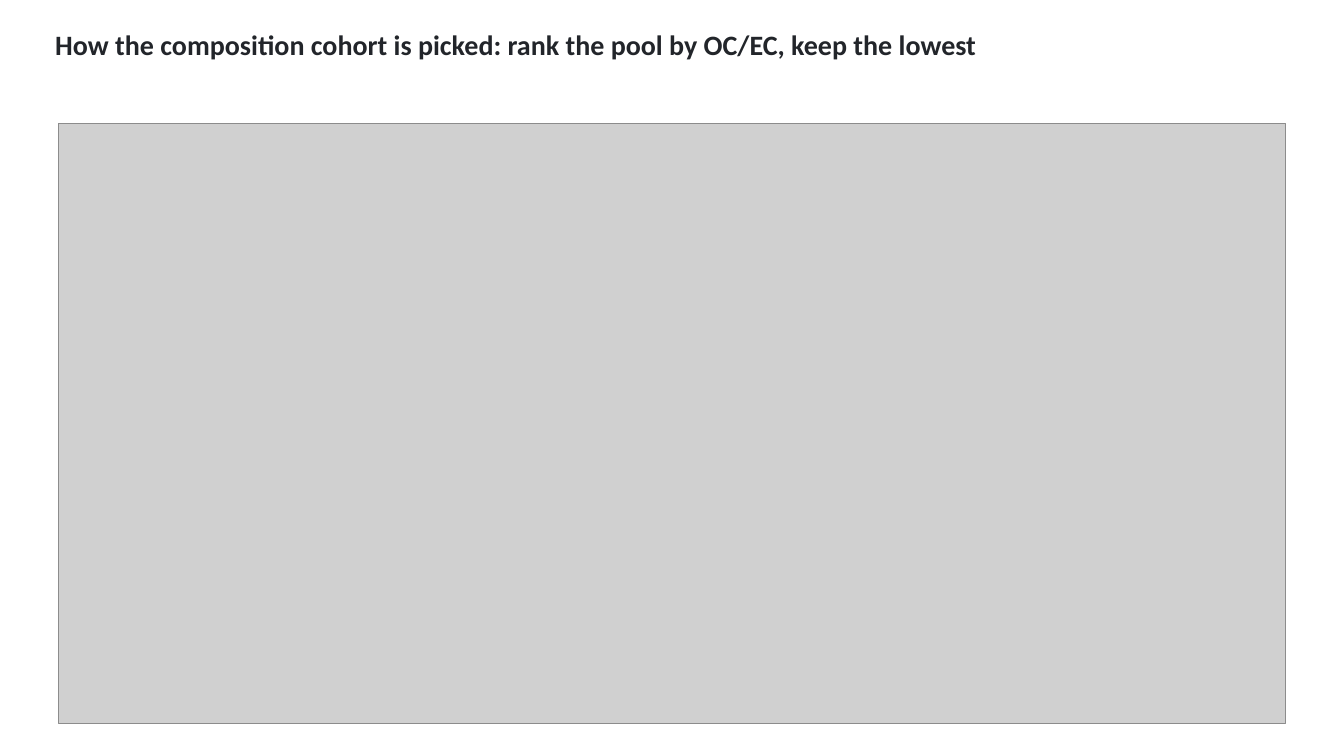
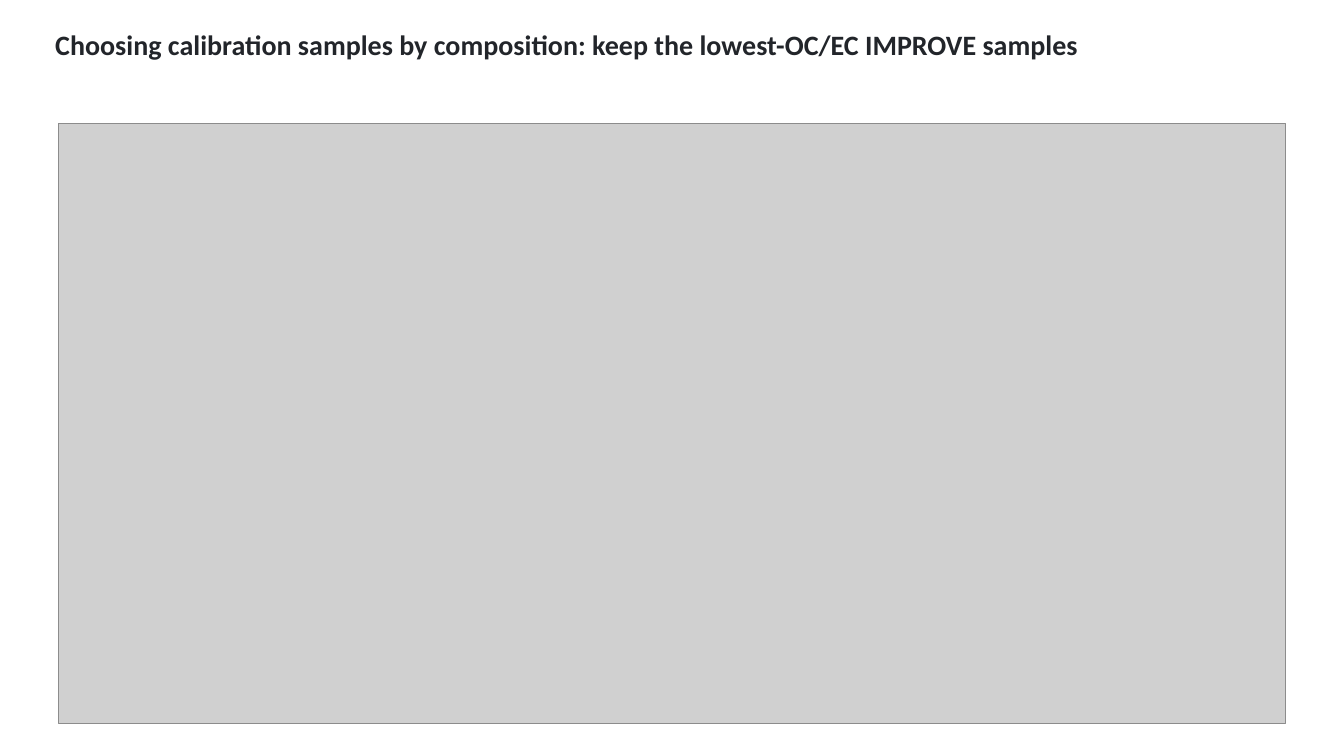
Before and after one commit to ahzs645/aethmodular, a slide deck: slide 6 of deliverables/ftir_group_2026-08-27/ftir_group_2026-08-27.pptx (slide 8 before the commit). Drawn at 1344x756 pixels with LibreOffice and Linux fonts; fonts in the diff are those of the drawing; grey boxes stand for pictures. Boxes give left, top, right and bottom in pixels: in the first picture for what was removed or moved away, otherwise in the second. Text is boxed around its words. In the diff, an @@ line names an element or a change of style, - is before the commit and + after.

```diff
--- a/deliverables/ftir_group_2026-08-27/ftir_group_2026-08-27.pptx
+++ b/deliverables/ftir_group_2026-08-27/ftir_group_2026-08-27.pptx
@@ text at (x1=55, y1=35, x2=1078, y2=60): text changed @@
-How the composition cohort is picked: rank the pool by OC/EC, keep the lowest
+Choosing calibration samples by composition: keep the lowest-OC/EC IMPROVE samples
```
Also in this commit, not shown: 12 other slides changed, 21 slides added, 28 slides removed, 13 other files.
